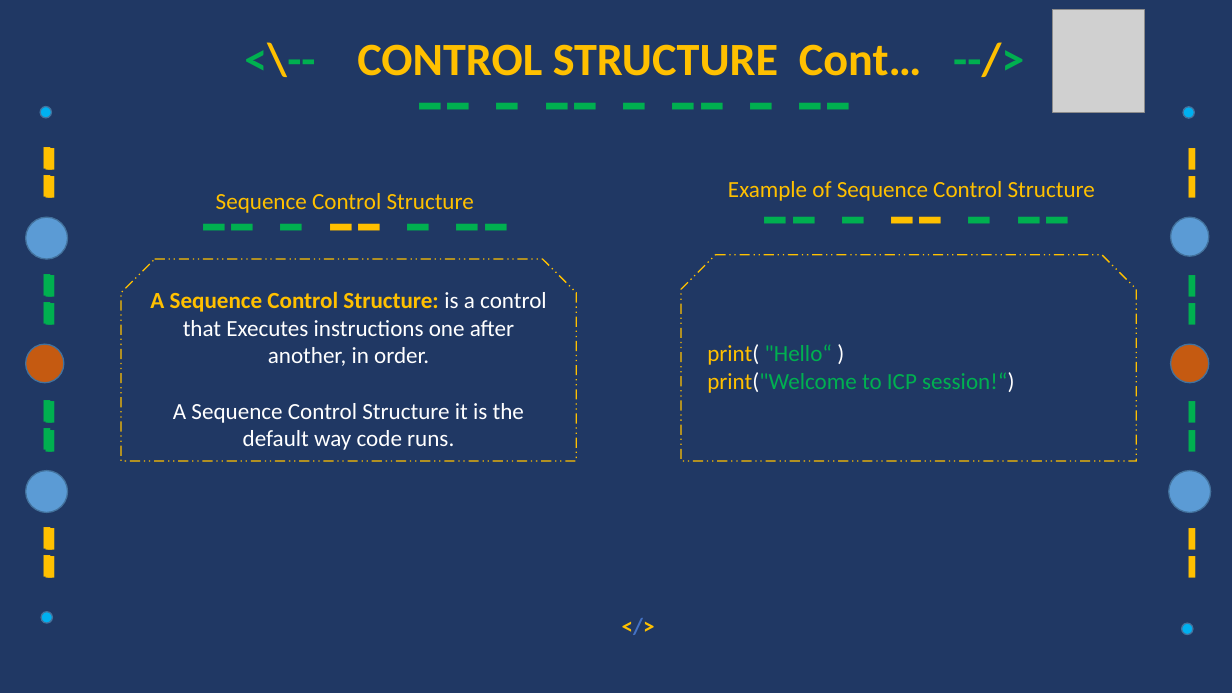
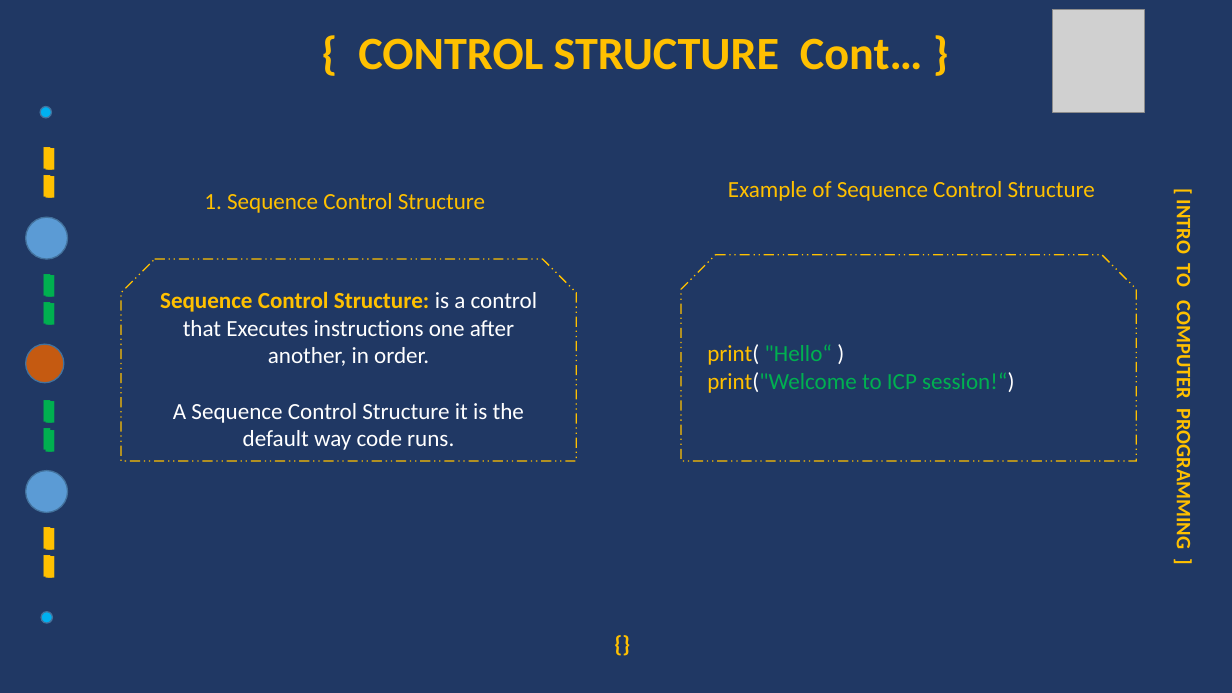
Before and after one commit to mutanganajoseph/Documents, a slide deck: slide 3 of auca/Sem-3/ICP/Assignment/Solution/Control_Structure.pptx. Drawn at 1232x693 pixels with LibreOffice and Linux fonts; fonts in the diff are those of the drawing; grey boxes stand for pictures. Boxes give left, top, right and bottom in pixels: in the first picture for what was removed or moved away, otherwise in the second. Text is boxed around its words. In the diff, an @@ line names an element or a change of style, - is before the commit and + after.

```diff
--- a/auca/Sem-3/ICP/Assignment/Solution/Control_Structure.pptx
+++ b/auca/Sem-3/ICP/Assignment/Solution/Control_Structure.pptx
@@ text at box(358, 38, 922, 70): text changed @@
-<\-- CONTROL STRUCTURE Cont… --/>
+{ CONTROL STRUCTURE Cont… }
@@ text removed at box(1161, 77, 1203, 650) @@
--- - -- - -- - --
@@ text removed at box(351, 94, 918, 141) @@
--- - -- - -- - --
@@ ellipse removed at box(1183, 107, 1194, 118) @@
@@ text at box(204, 193, 485, 213): text changed @@
-Sequence Control Structure
+1. Sequence Control Structure
@@ text added at box(1171, 206, 1196, 545), 16 pt, text #FFC000, bold @@
+[ INTRO TO COMPUTER PROGRAMMING ]
@@ text removed at box(170, 226, 560, 250) @@
--- - -- - --
@@ text removed at box(732, 217, 1122, 247) @@
--- - -- - --
@@ ellipse removed at box(1171, 217, 1209, 256) @@
@@ text in snip same rect at box(160, 291, 538, 366): text changed @@
-A Sequence Control Structure: is a control that Executes instructions one after another, in order.
+Sequence Control Structure: is a control that Executes instructions one after another, in order.
@@ ellipse removed at box(1171, 344, 1209, 383) @@
@@ ellipse removed at box(1169, 470, 1211, 512) @@
@@ ellipse removed at box(1182, 623, 1193, 634) @@
@@ text at box(540, 635, 706, 652): text changed @@
-</>
+{}
```
Also in this commit, not shown: 5 other slides changed, 5 other files.
